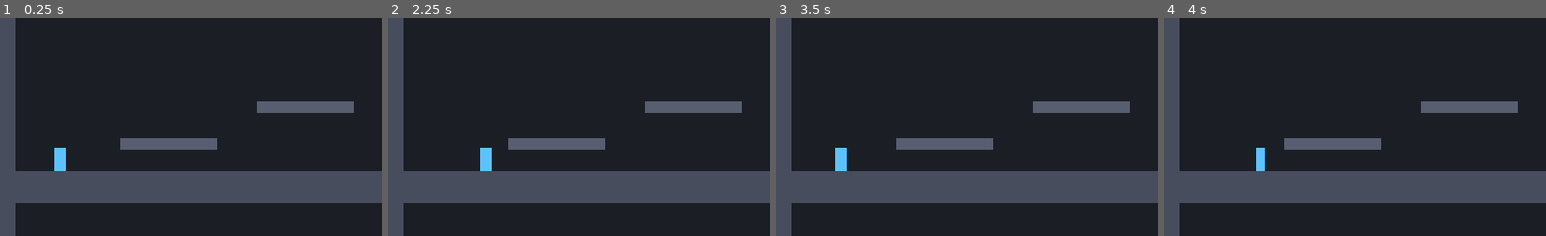
Above: before the commit, frames 1-4 (left to right).
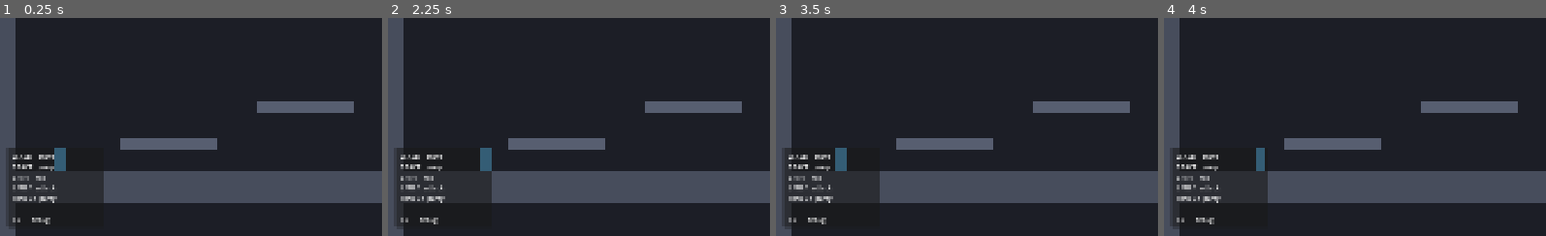
Above: after the commit, the same moments.

Repository: dlepi24/dungeon-delve
Game: Godot game, scene res://src/rooms/gym.tscn
Same seed, same stepped clock (60 frames per second), same inputs: the game is played once before the commit and once after it.
Inputs (mouse positions are % of the whole screen's width and height, from its top left):
- Up to frame 1 (0.25 s): no input
- Up to frame 2 (2.25 s): tap Enter at 0.5 s; move the mouse to (73, 45) at 0.52 s; hold D (move_right) 0.53-2.03 s; click (73, 45) at 0.6 s; tap Space (jump) at 0.77, 1.07, 1.52, 1.82 s; right-click (73, 45) at 0.8 s; move the mouse to (30, 55) at 1.27 s; right-click (30, 55) at 1.35 s; tap Shift (roll) at 1.55, 2.1 s; move the mouse to (61, 28) at 2.02 s; hold A (move_left) from 2.03 s (still down)
- Up to frame 3 (3.5 s): tap Space (jump) at 2.3, 2.85, 3.02, 3.32 s; move the mouse to (46, 70) at 2.77 s; release A (move_left) at 2.78 s; hold D (move_right) from 2.78 s (still down); click (46, 70) at 3.05 s
- Up to frame 4 (4 s): keep holding D (move_right); move the mouse to (81, 65) at 3.52 s; click (81, 65) at 3.6 s; tap Space (jump) at 3.77 s; right-click (81, 65) at 3.8 s
The pictures show only the part of the screen within x 0-50%, y 50-100%; the shares and areas given below are measured in that part.

The runs differ from the first frame. In frame 1, 4.7% of the frame differs, in the area x 2-28%, y 59-96%; in frame 2, 4.7%; in frame 3, 4.7%; in frame 4, 4.6%.

Commit message:
Show the controls on screen in the gym
Dustin played two milestones without knowing attack was bound to J/LMB,
which means the combat gates were judged on movement alone. A build that
does not state its verbs gets judged on the verbs you guessed.

Dev affordance only; M7 owns real UI and controller glyphs.

Co-Authored-By: Claude Opus 4.8 <noreply@anthropic.com>

Diff:
--- a/project.godot
+++ b/project.godot
@@ -16,7 +16,6 @@
 
 [autoload]
 
-; Order matters: Events must exist before anything that connects to it.
 Events="*res://src/autoload/events.gd"
 GameState="*res://src/autoload/game_state.gd"
 Hitstop="*res://src/systems/hitstop.gd"
--- a/src/rooms/gym.tscn
+++ b/src/rooms/gym.tscn
@@ -128,3 +128,35 @@
 [node name="DebugOverlay" parent="." instance=ExtResource("2_overlay")]
 player = NodePath("../Player")
 dummy = NodePath("../TrainingDummy")
+
+; Dev affordance, not product UI — M7 owns real menus and controller glyphs.
+; It exists because a build that does not tell you its verbs gets judged on the
+; verbs you happened to guess.
+[node name="ControlsHint" type="CanvasLayer" parent="."]
+
+[node name="Panel" type="PanelContainer" parent="ControlsHint"]
+anchors_preset = 2
+anchor_top = 1.0
+anchor_bottom = 1.0
+offset_left = 20.0
+offset_top = -150.0
+offset_right = 260.0
+offset_bottom = -20.0
+grow_vertical = 0
+
+[node name="Margin" type="MarginContainer" parent="ControlsHint/Panel"]
+layout_mode = 2
+theme_override_constants/margin_left = 14
+theme_override_constants/margin_top = 10
+theme_override_constants/margin_right = 14
+theme_override_constants/margin_bottom = 10
+
+[node name="Label" type="Label" parent="ControlsHint/Panel/Margin"]
+layout_mode = 2
+text = "WASD    move
+SPACE   jump
+SHIFT   roll
+LMB / J attack
+RMB / K parry
+
+F3      debug"
